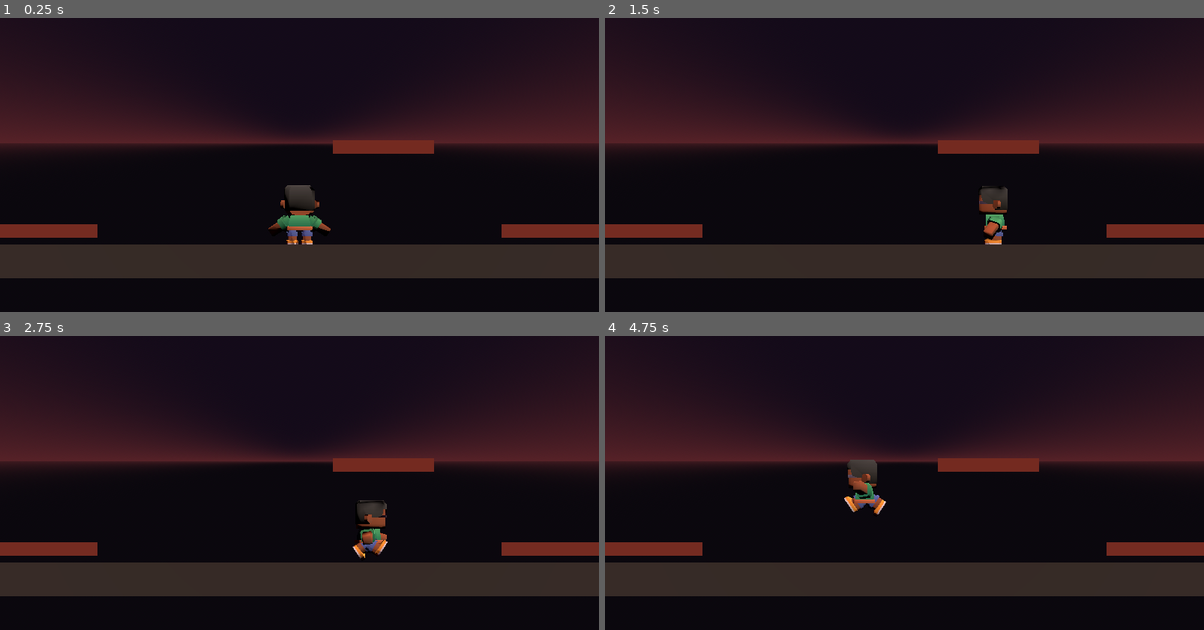
Above: before the commit, frames 1-4 (two rows, left to right).
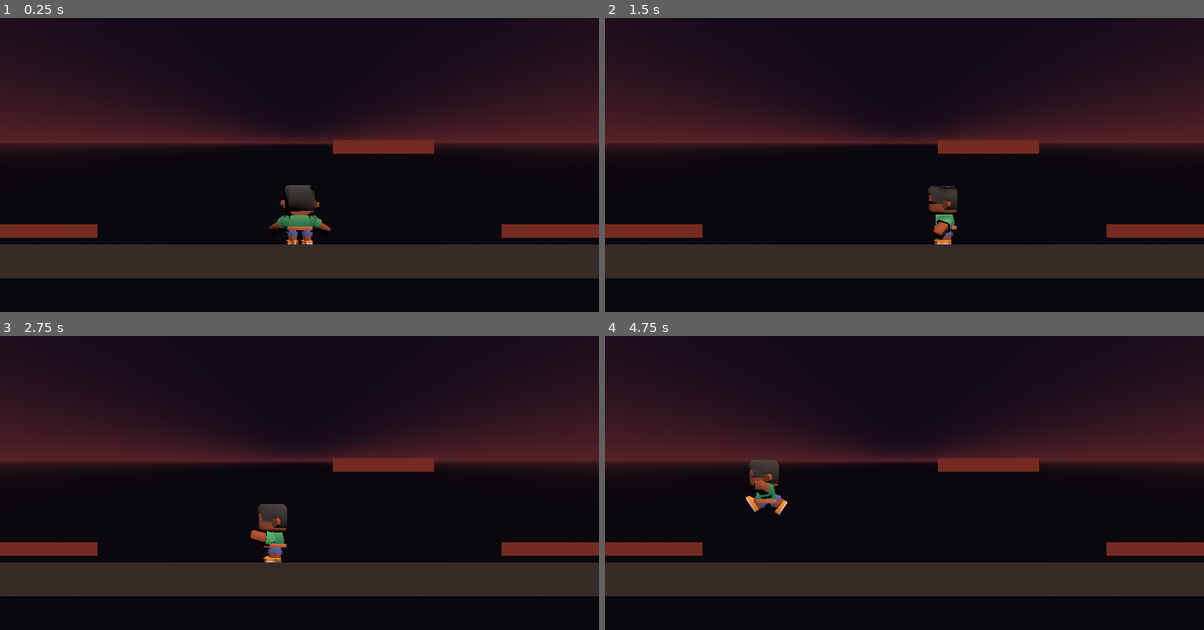
Above: after the commit, the same moments.

Repository: Sangope/DuelsSouls
Game: Godot game, scene res://main.tscn
The game is run twice, just before and just after one commit, with the same random seed, the same clock (stepped at 60 frames per second) and the same inputs.
Inputs:
- Up to frame 1 (0.25 s): no input
- Up to frame 2 (1.5 s): tap Enter at 0.5 s; hold D (move_right) 0.53-1.28 s; hold C (pocion, bound only after the commit) 0.53-1.28 s; tap Space (saltar) at 0.77 s; hold A (move_left) from 1.28 s (still down); tap C (pocion, bound only after the commit) at 1.35 s
- Up to frame 3 (2.75 s): tap Space (saltar) at 1.52 s; release A (move_left) at 2.03 s; hold D (move_right) from 2.03 s (still down); hold C (pocion, bound only after the commit) from 2.03 s (still down)
- Up to frame 4 (4.75 s): release D (move_right) at 2.78 s; release C (pocion, bound only after the commit) at 2.78 s; hold W (move_up) 2.78-3.53 s; tap C (pocion, bound only after the commit) at 2.85, 4.35 s; tap Space (saltar) at 3.02, 3.77, 4.52 s; hold C (pocion, bound only after the commit) 3.53-4.28 s; hold A (move_left) from 3.53 s (still down)

The runs differ from the first frame. In frame 1, less than 0.1% of the frame differs, in the area x 44-56%, y 65-73%; in frame 2, 1.3%; in frame 3, 1.5%; in frame 4, 1.5%, in the area x 23-47%, y 42-61%.

Commit message:
T7 N3 - Tarea A - estados con su número

Diff:
--- a/personaje.gd
+++ b/personaje.gd
@@ -1,4 +1,7 @@
 extends CharacterBody3D
+
+enum Estado { QUIETO, CAMINAR, AIRE, CURANDO }
+const RAPIDEZ_MAX = [0.0, 3.5, 3.5, 0.0] # rapidez máxima en m/s, en el orden del enum
 
 @export var speed = 3.5
 @export var tiempo_arranque = 0.2
@@ -11,6 +14,8 @@
 var empuje = Vector3.ZERO   # velocidad extra en m/s (dash, retroceso)
 var accion = ""             # animación de la acción; "" = ninguna
 var avance = 0.0            # la parte de la velocidad que dan las teclas
+var estado = Estado.QUIETO
+var rapidez_max = 0.0
 
 
 func _physics_process(delta):
@@ -20,23 +25,49 @@
 		velocity.y = sqrt(2 * gravedad * altura_salto)
 
 	var lado = Input.get_axis("move_left", "move_right")
+	var curando = is_on_floor() and Input.is_action_pressed("pocion")
+	var tope = 0.0 if curando else speed
 	var paso = speed / tiempo_arranque * delta
-	avance = move_toward(avance, lado * speed * multiplicador, paso)
+	avance = move_toward(avance, lado * tope * multiplicador, paso)
 	velocity.x = avance + empuje.x
 
-	if lado != 0:
+	if lado != 0 and not curando:
 		rotation.y = -PI / 2 * sign(lado)   # mira hacia +X o hacia -X
+
+	move_and_slide()
+	var antes = estado
+	estado = elegir_estado()
+	rapidez_max = RAPIDEZ_MAX[estado]
+	if estado != antes:
+		print("estado ", Estado.keys()[estado], " · rapidez_max ", rapidez_max, " m/s")
+	animar()
+	_prueba()
+
+
+func elegir_estado():
+	if not is_on_floor():
+		return Estado.AIRE
+	if Input.is_action_pressed("pocion"):
+		return Estado.CURANDO
+	var rapidez = absf(velocity.x)
+	if rapidez < 0.1:
+		return Estado.QUIETO
+	return Estado.CAMINAR
+
+
+func animar():
 	if accion != "":
 		anim.play(accion)
-	elif not is_on_floor():
-		anim.play("jump" if velocity.y > 0 else "fall")
-	elif absf(avance) > 0.1:
-		anim.play("walk")
-	else:
-		anim.play("idle")
-
-	move_and_slide()
-	_prueba()
+		return
+	match estado:
+		Estado.QUIETO:
+			anim.play("idle")
+		Estado.CAMINAR:
+			anim.play("walk")
+		Estado.AIRE:
+			anim.play("jump" if velocity.y > 0 else "fall")
+		Estado.CURANDO:
+			anim.play("pick-up")
 
 
 # ---------------------------------------------------------------------------
--- a/project.godot
+++ b/project.godot
@@ -41,6 +41,12 @@
 ]
 }
 
+pocion={
+"deadzone": 0.2,
+"events": [Object(InputEventKey,"resource_local_to_scene":false,"resource_name":"","device":-1,"window_id":0,"alt_pressed":false,"shift_pressed":false,"ctrl_pressed":false,"meta_pressed":false,"pressed":false,"keycode":0,"physical_keycode":67,"key_label":0,"unicode":99,"location":0,"echo":false,"script":null)
+]
+}
+
 [physics]
 
 3d/physics_engine="Jolt Physics"
